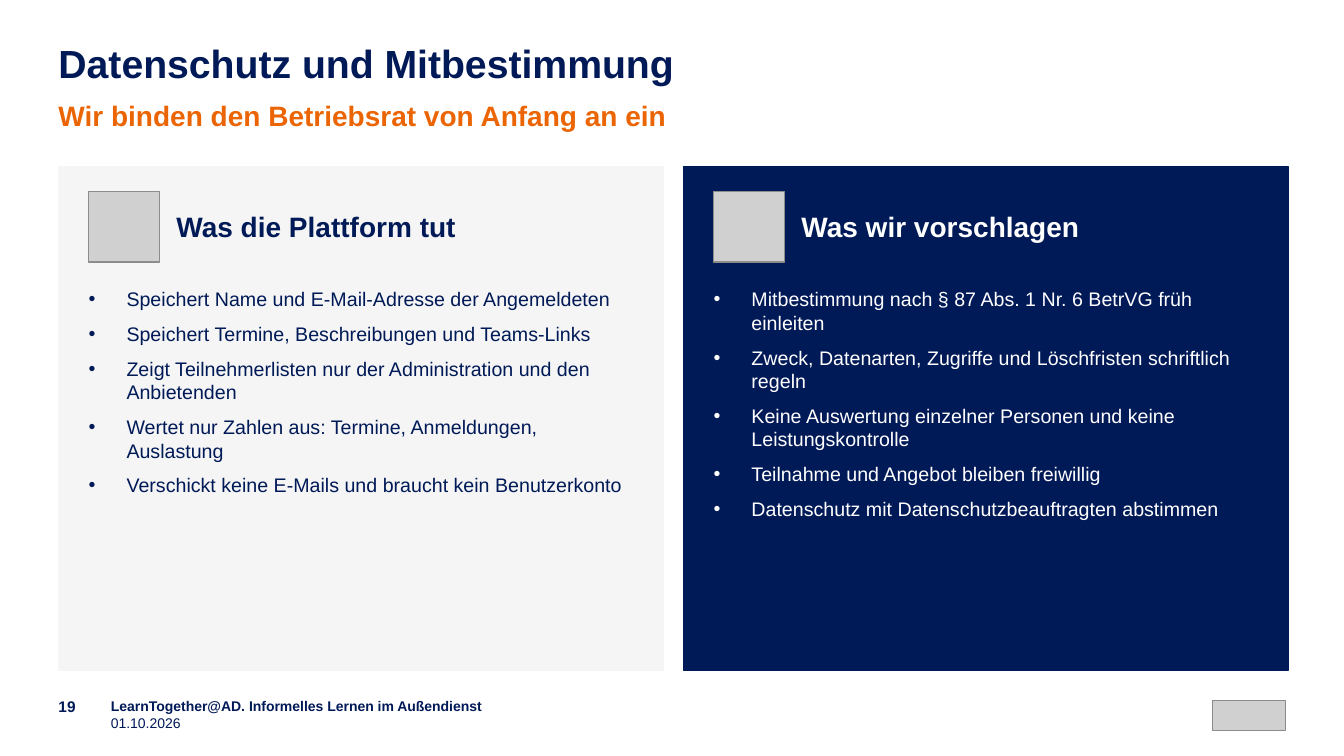
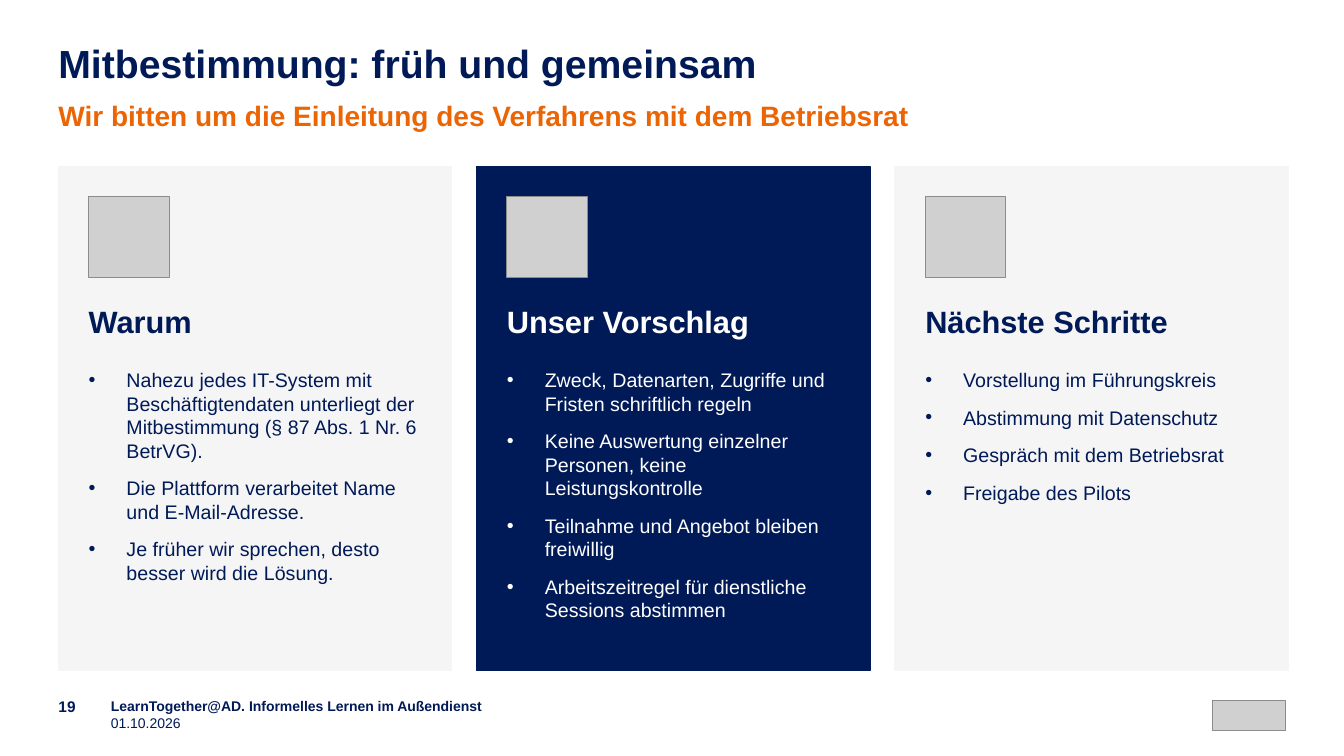
Before and after one commit to emplush/ruv_learntogether, a slide deck: slide 19 of docs/LearnTogether-AD_Praesentation.pptx. Drawn at 1344x756 pixels with LibreOffice and Linux fonts; fonts in the diff are those of the drawing; grey boxes stand for pictures. Boxes give left, top, right and bottom in pixels: in the first picture for what was removed or moved away, otherwise in the second. Text is boxed around its words. In the diff, an @@ line names an element or a change of style, - is before the commit and + after.

```diff
--- a/docs/LearnTogether-AD_Praesentation.pptx
+++ b/docs/LearnTogether-AD_Praesentation.pptx
@@ text at (58,49,756,86): text changed @@
-Datenschutz und Mitbestimmung
+Mitbestimmung: früh und gemeinsam
@@ text at (58,105,908,131): text changed @@
-Wir binden den Betriebsrat von Anfang an ein
+Wir bitten um die Einleitung des Verfahrens mit dem Betriebsrat
@@ rectangle: place and size @@
-rectangle at (58,166,663,670)
+rectangle at (58,166,452,670)
@@ rectangle: place and size @@
-rectangle at (684,166,1289,670)
+rectangle at (477,166,870,670)
@@ rectangle added at (895,166,1289,670), fill #F5F5F5, outline #F5F5F5 1 pt @@
@@ picture: place and size @@
-picture at (89,192,159,262)
+picture at (89,197,169,277)
@@ picture added at (507,197,588,277) @@
@@ picture removed at (714,192,784,262) @@
@@ picture added at (926,197,1006,277) @@
@@ text removed at (176,216,456,238) @@
-Was die Plattform tut
@@ text removed at (801,216,1079,243) @@
-Was wir vorschlagen
@@ text added at (89,311,192,334), 22 pt, text #001957, bold @@
+Warum
@@ text added at (507,310,749,338), 22 pt, text #FFFFFF, bold @@
+Unser Vorschlag
@@ text added at (925,310,1167,334), 22 pt, text #001957, bold @@
+Nächste Schritte
@@ text at (126,372,417,584): text changed @@
-• Speichert Name und E-Mail-Adresse der Angemeldeten
-• Speichert Termine, Beschreibungen und Teams-Links
-• Zeigt Teilnehmerlisten nur der Administration und den Anbietenden
-• Wertet nur Zahlen aus: Termine, Anmeldungen, Auslastung
-• Verschickt keine E-Mails und braucht kein Benutzerkonto
+• Nahezu jedes IT-System mit Beschäftigtendaten unterliegt der Mitbestimmung (§ 87 Abs. 1 Nr. 6 BetrVG).
+• Die Plattform verarbeitet Name und E-Mail-Adresse.
+• Je früher wir sprechen, desto besser wird die Lösung.
@@ text "Zweck, Datenarten, Zugriffe und Fristen ...": place and size @@
-text "Zweck, Datenarten, Zugriffe und Fristen ..." at (751,291,1230,520)
+text "Zweck, Datenarten, Zugriffe und Fristen ..." at (545,372,825,618)
@@ text at (545,372,825,499): text changed @@
-• Mitbestimmung nach § 87 Abs. 1 Nr. 6 BetrVG früh einleiten
-• Zweck, Datenarten, Zugriffe und Löschfristen schriftlich regeln
-• Keine Auswertung einzelner Personen und keine Leistungskontrolle
+• Zweck, Datenarten, Zugriffe und Fristen schriftlich regeln
+• Keine Auswertung einzelner Personen, keine Leistungskontrolle
@@ text added at (963,372,1224,504), 14 pt, text #001957 @@
+• Vorstellung im Führungskreis
+• Abstimmung mit Datenschutz
+• Gespräch mit dem Betriebsrat
+• Freigabe des Pilots
@@ text at (545,518,818,560): more space between paragraphs @@
@@ text at (545,579,807,618): text changed @@
-• Datenschutz mit Datenschutzbeauftragten abstimmen
+• Arbeitszeitregel für dienstliche Sessions abstimmen
```
Also in this commit, not shown: 16 other slides changed, 5 slides added, 5 slides removed.
